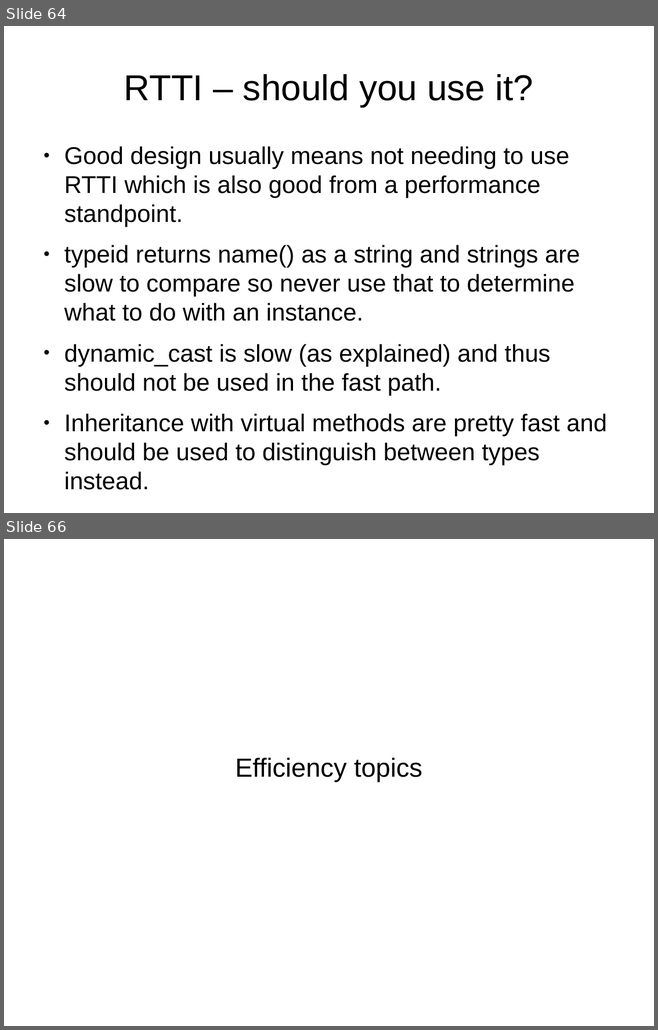
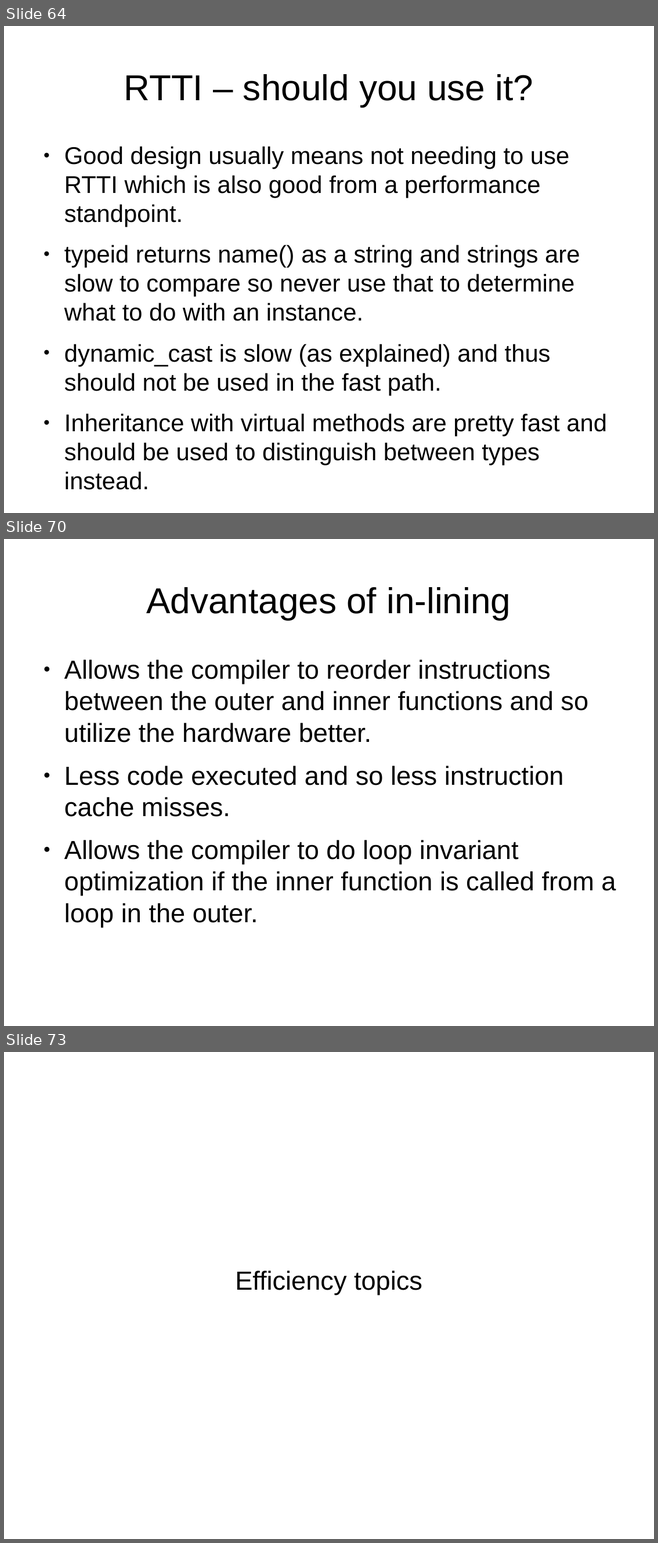
Before and after one commit to veltzer/demos-linux, a slide deck: multi_core/effective_cplusplus.odp. Shown one above the other, each under a label of ours: slides 64 and 66 before the commit, slides 64, 70 and 73 after it; the slides between them are not shown. The pictures are 658x1030 and 658x1543 pixels, drawn with LibreOffice and Linux fonts; fonts in the diff are those of the drawing. Boxes give left, top, right and bottom in pixels: in the first picture for what was removed or moved away, otherwise in the second. Text is boxed around its words. In the diff, an @@ line names an element or a change of style, - is before the commit and + after.

```diff
--- a/multi_core/effective_cplusplus.odp
+++ b/multi_core/effective_cplusplus.odp
@@ slide 70 added at bbox=[4, 539, 654, 1026], background #FFFFFF @@
@@ title added at bbox=[147, 587, 510, 620], 44 pt, text #000000 @@
+Advantages of in-lining
@@ text added at bbox=[64, 660, 615, 927], 32 pt, text #000000 @@
+● Allows the compiler to reorder instructions between the outer and inner functions and so utilize the hardware better.
+● Less code executed and so less instruction cache misses.
+● Allows the compiler to do loop invariant optimization if the inner function is called from a loop in the outer.
@@ what was slide 66 is now slide 73 @@
```
Also in this commit, not shown: 2 slides changed, 6 other slides added, 3 other files.
